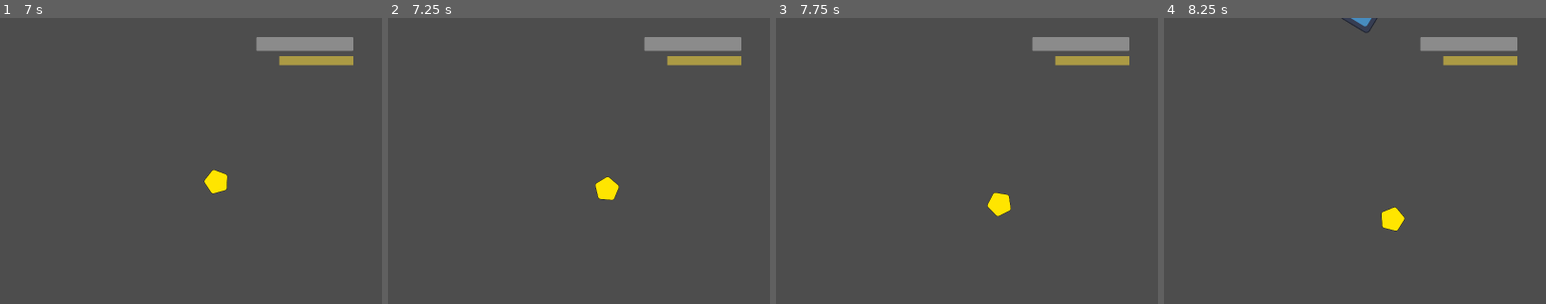
Above: before the commit, frames 1-4 (left to right).
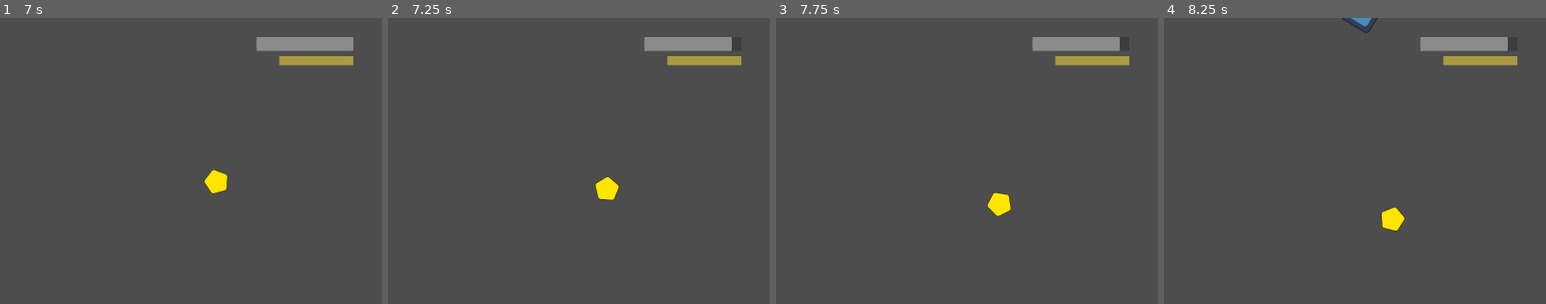
Above: after the commit, the same moments.

Repository: RajwolChapagain/Arcade-Game
Game: Godot game, scene res://main.tscn
The game is run twice, just before and just after one commit, with the same random seed, the same clock (stepped at 60 frames per second) and the same inputs. The engine's default icon, where the game draws it, is replaced by a stand-in: a white triangle on a blue panel in a dark square.
Inputs:
- Up to frame 1 (7 s): tap Enter at 0.5, 2 s; tap Space at 1.25, 2.75 s
- Up to frame 2 (7.25 s): no input
- Up to frame 3 (7.75 s): no input
- Up to frame 4 (8.25 s): no input
The pictures show only the part of the screen within x 50-100%, y 0-50%; the shares and areas given below are measured in that part.

Frame 1 is identical in both runs. In frame 2, 0.1% of the frame differs, in the area x 90-93%, y 6-12%; in frame 3, 0.1%; in frame 4, 0.1%.

Commit message:
Switch laptops

Diff:
--- a/main.gd
+++ b/main.gd
@@ -113,6 +113,8 @@
 		powerup.collected.connect(_on_hp_boost_collected)
 	elif powerup.is_in_group("acceleration_boost"):
 		powerup.collected.connect(_on_accleration_boost_collected)
+	elif powerup.is_in_group("ufo"):
+		powerup.bullet_fired.connect(_on_ufo_fired_bullet)
 
 func _on_super_boost_collected(player, values):
 	if player == 1:
@@ -136,6 +138,19 @@
 		await get_tree().create_timer(values[1]).timeout
 		$Ship2.THRUST_FORCE -= values[0]
 
+func _on_ufo_fired_bullet(bullet_scene, pos, dir, layers, layer_masks):
+	var bullet = bullet_scene.instantiate()
+	bullet.global_position = pos
+	bullet.set_direction(dir)
+
+	for layer in layers:
+		bullet.set_collision_layer_value(layer, true)
+
+	for mask in layer_masks:
+		bullet.set_collision_mask_value(mask, true)
+
+	add_child(bullet)
+
 func update_bullet_ring_position():
 	for ring in get_tree().get_nodes_in_group("bullet_ring"):
 		if ring.owner_player == 1:
--- a/misc_objects/ufo.gd
+++ b/misc_objects/ufo.gd
@@ -1,6 +1,6 @@
 extends CharacterBody2D
 
-var linear_velocity = 0
+var linear_velocity = Vector2.ZERO
 var angular_velocity = 0
 var hp = 100:
 	get:
@@ -8,7 +8,12 @@
 	set(value):
 		hp = value
 		hp = clamp(hp, 0, 100)
-		#hp_changed.emit(hp)
+
+var bullet_scene = preload("res://bullet/bullet.tscn")
+var bullet_layers = [1, 2]
+var bullet_layer_masks = [1, 2]
+
+signal bullet_fired(bullet_scene, bullet_position, bullet_direction, bullet_layers : Array, bullet_layer_masks : Array)
 
 func _ready():
 	velocity = linear_velocity
@@ -26,4 +31,6 @@
 	queue_free()
 
 func _on_fire_timer_timeout():
-	pass #Fire stream of bullets from all markers
+	for child in get_children():
+		if child.is_class("Marker2D"):
+			bullet_fired.emit(bullet_scene, child.global_position, child.position, bullet_layers, bullet_layer_masks)
--- a/misc_objects/ufo.tscn
+++ b/misc_objects/ufo.tscn
@@ -3,10 +3,10 @@
 [ext_resource type="Texture2D" uid="uid://jedo7hr35wdw" path="res://icon.svg" id="1_lut3m"]
 [ext_resource type="Script" path="res://misc_objects/ufo.gd" id="1_nkpty"]
 
-[sub_resource type="RectangleShape2D" id="RectangleShape2D_xgacq"]
-size = Vector2(176, 176)
+[sub_resource type="CircleShape2D" id="CircleShape2D_kpfmv"]
+radius = 85.29
 
-[node name="UFO" type="CharacterBody2D"]
+[node name="UFO" type="CharacterBody2D" groups=["ufo"]]
 collision_layer = 3
 collision_mask = 0
 script = ExtResource("1_nkpty")
@@ -16,20 +16,20 @@
 texture = ExtResource("1_lut3m")
 
 [node name="CollisionShape2D" type="CollisionShape2D" parent="."]
-shape = SubResource("RectangleShape2D_xgacq")
+shape = SubResource("CircleShape2D_kpfmv")
 debug_color = Color(0, 0.6, 0.701961, 0.419608)
 
 [node name="Marker2D" type="Marker2D" parent="."]
-position = Vector2(0, -96)
+position = Vector2(0, -150)
 
 [node name="Marker2D2" type="Marker2D" parent="."]
-position = Vector2(0, 96)
+position = Vector2(0, 150)
 
 [node name="Marker2D3" type="Marker2D" parent="."]
-position = Vector2(96, 0)
+position = Vector2(150, 0)
 
 [node name="Marker2D4" type="Marker2D" parent="."]
-position = Vector2(-96, 0)
+position = Vector2(-150, 0)
 
 [node name="FireTimer" type="Timer" parent="."]
 wait_time = 3.0
--- a/powerups/powerup_component.gd
+++ b/powerups/powerup_component.gd
@@ -1,7 +1,7 @@
 extends Area2D
 
 @export var emitted_values = []
-var linear_velocity = 0
+var linear_velocity = Vector2.ZERO
 var angular_velocity = 0
 
 signal collected(player, emitted_values)
--- a/ship/ship.gd
+++ b/ship/ship.gd
@@ -91,14 +91,7 @@
 		elif fire_button_is_pressed:
 			fire_stream_of_bullets()
 		else:
-			$SuperTimer.start()
-			var super_instance = SUPER_SCENE.instantiate()
-			super_instance.set_collision_mask_value(BULLET_LAYER_MASK, true)
-
-			super_instance.set_collision_mask_value(ONLY_SHIP2_BULLET_LAYER, true)
-			super_instance.set_collision_mask_value(ONLY_SHIP1_BULLET_LAYER, true)
-
-			add_child(super_instance)
+			fire_super()
 
 func get_input(delta):
 	if is_dashing:
@@ -172,3 +165,11 @@
 
 func on_bullet_ring_destroyed():
 	bullet_rings_owned -= 1
+
+func fire_super():
+	$SuperTimer.start()
+	var super_instance = SUPER_SCENE.instantiate()
+	super_instance.set_collision_mask_value(BULLET_LAYER_MASK, true)
+	super_instance.set_collision_mask_value(ONLY_SHIP2_BULLET_LAYER, true)
+	super_instance.set_collision_mask_value(ONLY_SHIP1_BULLET_LAYER, true)
+	add_child(super_instance)
